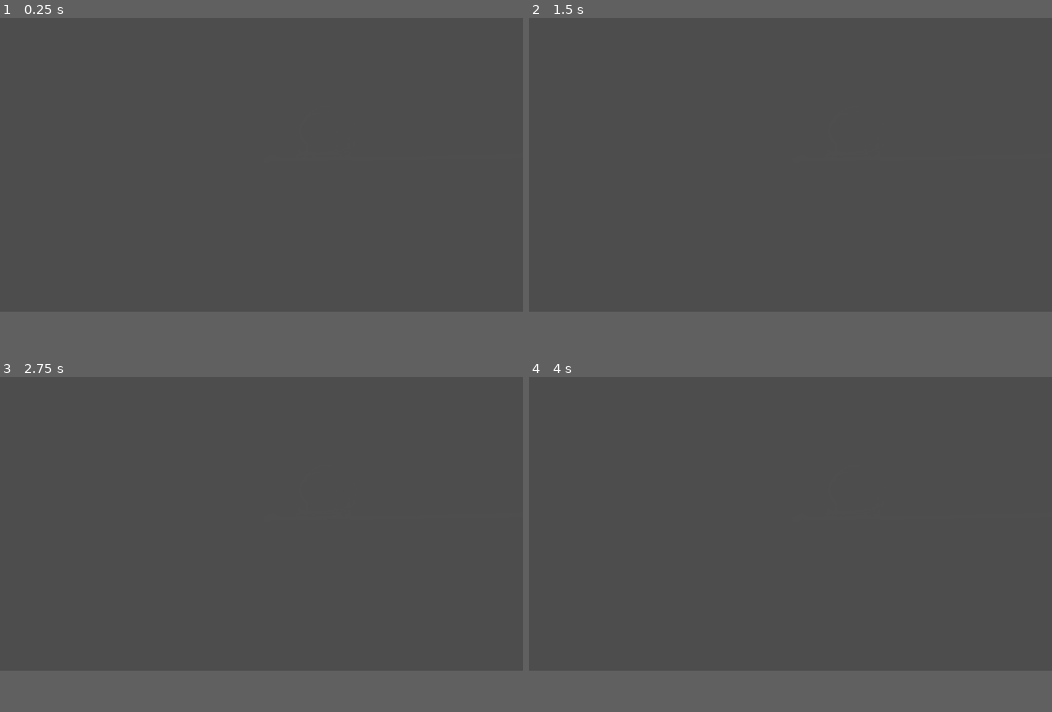
Above: before the commit, frames 1-4 (two rows, left to right).
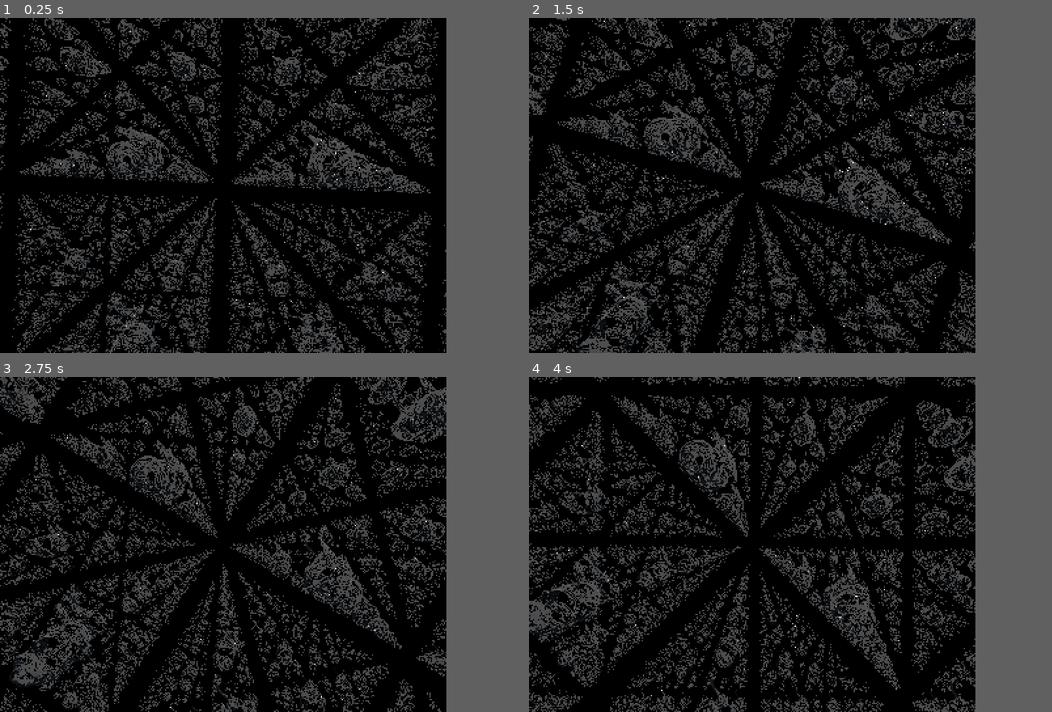
Above: after the commit, the same moments.

Repository: kiwijuice56/gd-fractals
Game: Godot game, scene res://main.tscn
Two runs of this game, one before a commit and one after it. Both use one fixed random seed, a clock stepped at 60 frames per second and the inputs below.
Inputs:
- Up to frame 1 (0.25 s): no input
- Up to frame 2 (1.5 s): no input
- Up to frame 3 (2.75 s): no input
- Up to frame 4 (4 s): no input
In our replay, the window is 799x449 before the commit and 682x512 after it. These sizes can differ from the game's own. Grey fills any space a smaller window leaves; there, only what the larger window draws over its background counts as a difference.

The runs differ from the first frame. In frame 1, 64% of the frame differs, in the area x 0-86%, y 0-100%; in frame 2, 64%; in frame 3, 62%; in frame 4, 63%.

Commit message:
Tweaked parameters, refactoring

Diff:
--- a/main.tscn
+++ b/main.tscn
@@ -1,14 +1,15 @@
-[gd_scene load_steps=2 format=3 uid="uid://bmmi6fbli5q4t"]
+[gd_scene load_steps=3 format=3 uid="uid://bmmi6fbli5q4t"]
 
 [ext_resource type="PackedScene" uid="uid://cocpy0366csk5" path="res://rendering/rendering_plane.tscn" id="1_ig7tw"]
+[ext_resource type="Script" uid="uid://bussg4w100dht" path="res://scene_camera.gd" id="2_0xm2m"]
 
 [node name="Main" type="Node"]
 
 [node name="RenderingPlane" parent="." node_paths=PackedStringArray("camera") instance=ExtResource("1_ig7tw")]
 transform = Transform3D(0.8660254, 0, 0.5, 0, 1, 0, -0.5, 0, 0.8660254, 0, 0, 0)
-instance_shader_parameters/_position = Vector3(0, 0, 0)
 instance_shader_parameters/_rotation = Vector3(0, 0.5235988, 0)
 camera = NodePath("../MirrorCamera")
 
 [node name="MirrorCamera" type="Camera3D" parent="."]
 transform = Transform3D(1, 0, 0, 0, 1, 0, 0, 0, 1, -0.09645963, 0, 2.6122198)
+script = ExtResource("2_0xm2m")
--- a/project.godot
+++ b/project.godot
@@ -15,6 +15,13 @@
 config/features=PackedStringArray("4.6", "Forward Plus")
 config/icon="res://icon.svg"
 
+[display]
+
+window/size/viewport_width=341
+window/size/viewport_height=256
+window/stretch/mode="viewport"
+window/stretch/aspect="keep_height"
+
 [rendering]
 
 shader_compiler/shader_cache/enabled=false
--- a/rendering/raymarcher.gdshader
+++ b/rendering/raymarcher.gdshader
@@ -26,8 +26,6 @@
 uniform vec3 light_ray = vec3(0.0, -1.0, 0.0);
 uniform vec3 specular_color: source_color = vec3(1.0, 1.0, 1.0);
 uniform float specular_ratio = 1.0;
-uniform vec4 glow_color: source_color = vec4(1.0, 1.0, 1.0, 0.01);
-uniform float glow_distance = 0.5;
 
 group_uniforms scene;
 uniform vec4 clear_color: source_color;
@@ -137,10 +135,22 @@
 	return (0.5 * log(r) * r/dr) * _scale;
 }
 
+// https://iquilezles.org/articles/
+float smooth_union(float d1, float d2, float k) {
+	k *= 4.0;
+	float h = max(k-abs(d1-d2),0.0);
+	return min(d1, d2) - h*h*0.25/k;
+}
+
+float smooth_intersection(float d1, float d2, float k) {
+	return -smooth_union(-d1,-d2,k);
+}
+
 float mesh_DE(vec3 p, inout vec3 collision_info) {
-	vec3 uvw = p;
+	vec3 uvw = mod(p, 3.0) + vec3(-1.0, 0.0, -2.0);
 	float d = texture(sdf_texture, uvw).r * 2.0 - 1.0;
-	return d;
+	float d2 = texture(sdf_texture, uvw + vec3(0.0, 0.0, 0.5)).r * 2.0 - 1.0;
+	return smooth_intersection(d, d2, 0.1);
 }
 
 // Returns a vec4 of the color and distance to the closest object as rgba respectively
@@ -219,7 +229,7 @@
 		// If we iterated up to the maximum amount of times and still haven't collided,
 		// we probably escaped any objects; Apply some glow based on the closest distance we reached
 		if (iter == max_iter) {
-			pixel_color = mix(glow_color, clear_color, clamp(pow(collision_info.g, 2) / glow_distance, 0.0, 1.0));
+			pixel_color = clear_color;
 			break;
 		}
 
--- a/rendering/rendering_plane.tscn
+++ b/rendering/rendering_plane.tscn
@@ -7,10 +7,10 @@
 [sub_resource type="ShaderMaterial" id="ShaderMaterial_wqimk"]
 render_priority = 0
 shader = ExtResource("1_mnrjc")
-shader_parameter/max_iter = 128
+shader_parameter/max_iter = 256
 shader_parameter/max_bounce = 1
 shader_parameter/collision_threshold = 0.001
-shader_parameter/normal_sample_length = 0.01
+shader_parameter/normal_sample_length = 0.0232
 shader_parameter/bulb_runaway_threshold = 2.0
 shader_parameter/color_center_point = Vector3(0, 0.5, -0.5)
 shader_parameter/color_intensity = 0.5
@@ -19,11 +19,9 @@
 shader_parameter/light_ray = Vector3(0, 1, 0)
 shader_parameter/specular_color = Color(1, 1, 1, 1)
 shader_parameter/specular_ratio = 1.0
-shader_parameter/glow_color = Color(1, 1, 1, 0.01)
-shader_parameter/glow_distance = 0.5
-shader_parameter/clear_color = Color(0, 0, 0, 0)
+shader_parameter/clear_color = Color(0.00380425, 0.0038465315, 0.0041666627, 1)
 shader_parameter/_fov = 70.01
-shader_parameter/_cam_mat = Basis(-0.45626265, -0.13222826, 0.87996596, 0, 0.98889786, 0.14859691, -0.8898452, 0.067799225, -0.45119715)
+shader_parameter/_cam_mat = Basis(-0.50972974, -0.04571065, 0.8591194, 0, 0.99858755, 0.05313125, -0.8603346, 0.027082577, -0.5090098)
 
 [sub_resource type="PlaneMesh" id="PlaneMesh_n23bp"]
 size = Vector2(16, 16)
--- /dev/null
+++ b/scene_camera.gd
@@ -0,0 +1,4 @@
+class_name SceneCamera extends Camera3D
+
+func _process(delta: float) -> void:
+	rotation.z += 0.2 * delta
Not shown, added: scene_camera.gd.uid
